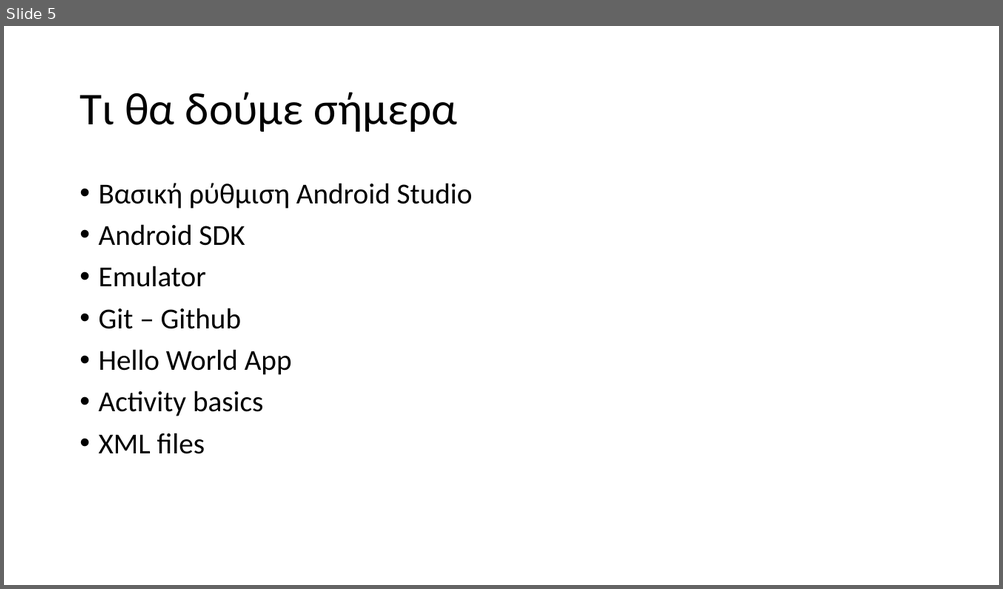
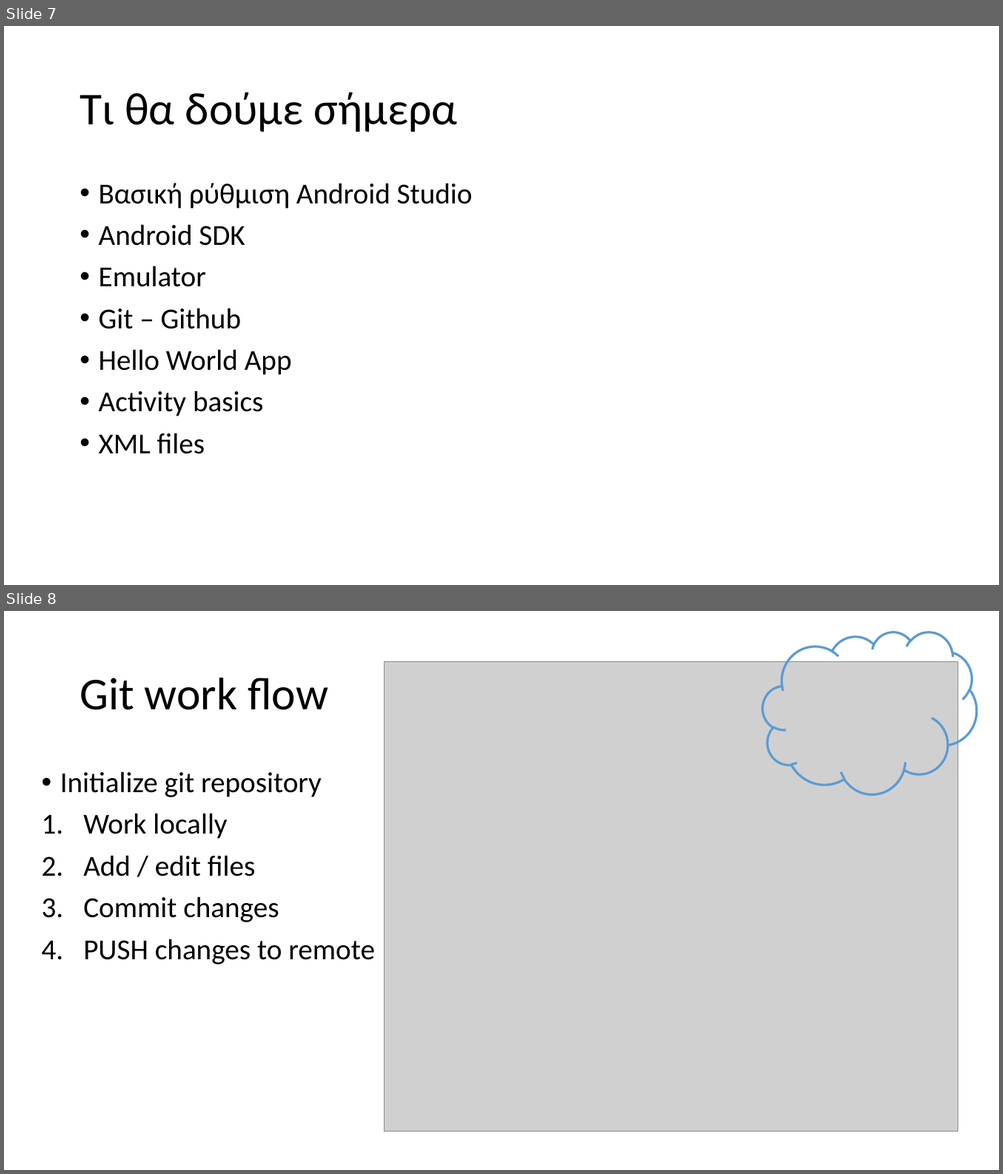
Before and after one commit to UomMobileDevelopment/Lesson_01-helloWorld, a slide deck: Lesson_01.pptx. Shown one above the other, each under a label of ours: slide 5 before the commit, slides 7 and 8 after it. The pictures are 1003x589 and 1003x1174 pixels, drawn with LibreOffice and Linux fonts; fonts in the diff are those of the drawing; grey boxes stand for pictures. Boxes give left, top, right and bottom in pixels: in the first picture for what was removed or moved away, otherwise in the second. Text is boxed around its words. In the diff, an @@ line names an element or a change of style, - is before the commit and + after.

```diff
--- a/Lesson_01.pptx
+++ b/Lesson_01.pptx
@@ slide 8 added at <box>4,611,999,1170</box>, background #FFFFFF @@
@@ cloud added at <box>762,632,977,795</box>, outline #5B9BD5 2.25 pt @@
@@ picture added at <box>384,662,958,1132</box> @@
@@ title added at <box>79,678,328,710</box>, 44 pt, text #000000 @@
+Git work flow
@@ text added at <box>60,772,375,965</box>, 28 pt, text #000000 @@
+• Initialize git repository
+1. Work locally
+2. Add / edit files
+3. Commit changes
+4. PUSH changes to remote
@@ what was slide 5 is now slide 7 @@
```
Also in this commit, not shown: 2 slides changed, 4 other slides added.
